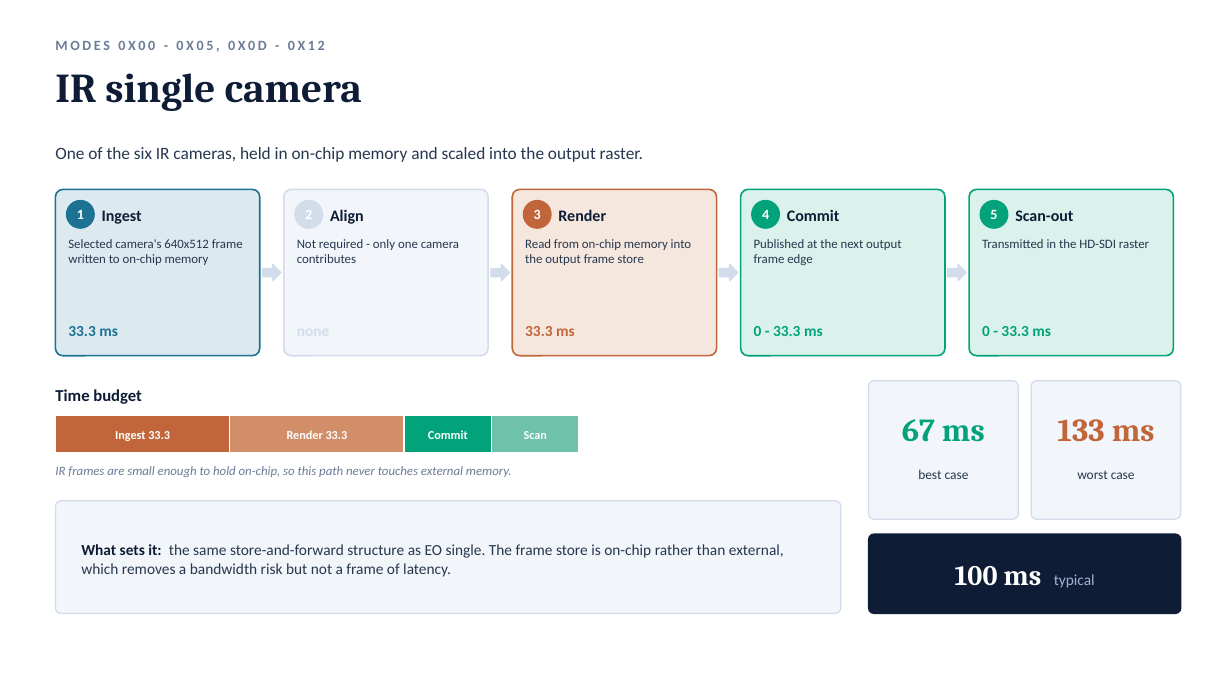
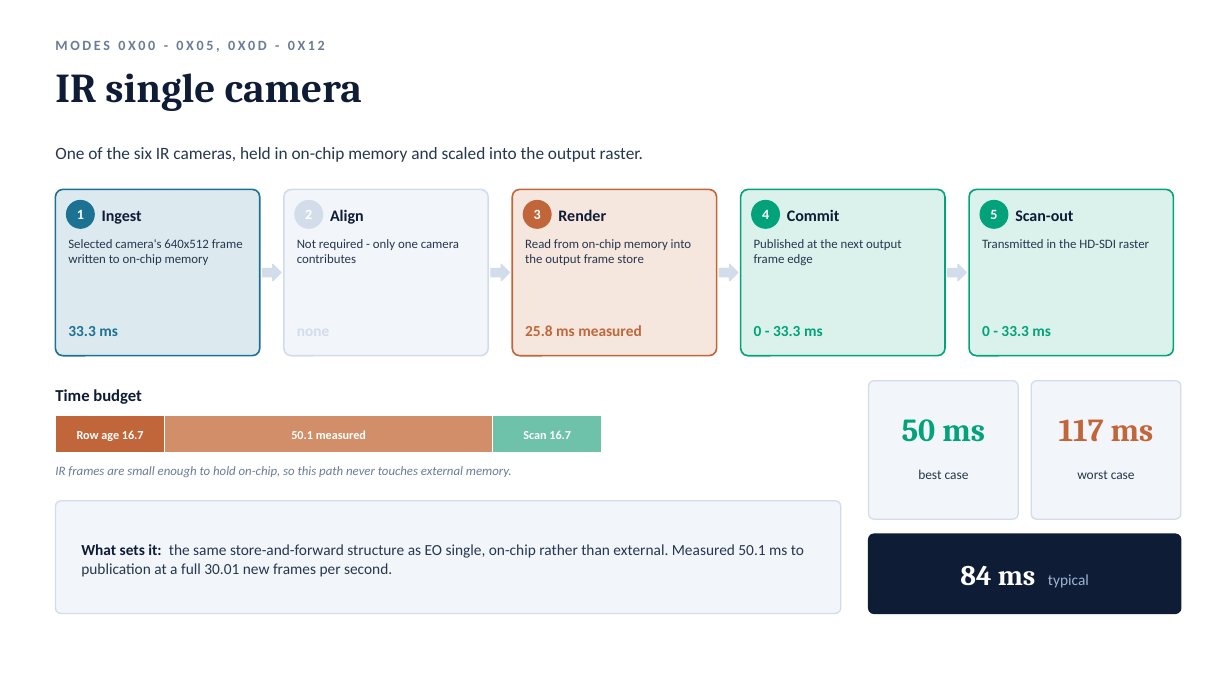
Before and after one commit to auuais/EO_Panorama_V19_M1, a slide deck: slide 6 of docs/latency/EO_IR_Panorama_Latency_Analysis.pptx. Drawn at 1232x693 pixels with LibreOffice and Linux fonts; fonts in the diff are those of the drawing. Boxes give left, top, right and bottom in pixels: in the first picture for what was removed or moved away, otherwise in the second. Text is boxed around its words. In the diff, an @@ line names an element or a change of style, - is before the commit and + after.

```diff
--- a/docs/latency/EO_IR_Panorama_Latency_Analysis.pptx
+++ b/docs/latency/EO_IR_Panorama_Latency_Analysis.pptx
@@ text at <box>525,325,642,336</box>: text changed @@
-33.3 ms
+25.8 ms measured
@@ rectangle: place and size @@
-rectangle at <box>55,416,230,453</box>
+rectangle at <box>55,416,165,453</box>
@@ rectangle: place and size @@
-rectangle at <box>230,416,405,453</box>
+rectangle at <box>165,416,493,453</box>
@@ rectangle removed at <box>492,416,579,453</box> @@
@@ rectangle: place and size @@
-rectangle at <box>404,416,492,453</box>
+rectangle at <box>493,416,602,453</box>
@@ rectangle at <box>493,416,602,453</box>: fill #02A37A to #6FC2AA @@
@@ text at <box>902,419,985,442</box>: text changed @@
-67 ms
+50 ms
@@ text at <box>1059,419,1154,442</box>: text changed @@
-133 ms
+117 ms
@@ text at <box>77,430,144,441</box>: text changed @@
-Ingest 33.3
+Row age 16.7
@@ text at <box>291,430,366,439</box>: text changed @@
-Render 33.3
+50.1 measured
@@ text removed at <box>428,430,468,439</box> @@
-Commit
@@ text at <box>523,430,571,439</box>: text changed @@
-Scan
+Scan 16.7
@@ text at <box>81,544,804,577</box>: text changed @@
-What sets it: the same store-and-forward structure as EO single. The frame store is on-chip rather than external, which removes a bandwidth risk but not a frame of latency.
+What sets it: the same store-and-forward structure as EO single, on-chip rather than external. Measured 50.1 ms to publication at a full 30.01 new frames per second.
@@ text at <box>960,565,1089,588</box>: text changed @@
-100 ms typical
+84 ms typical
```
Also in this commit, not shown: 7 other slides changed, 3 other files.
